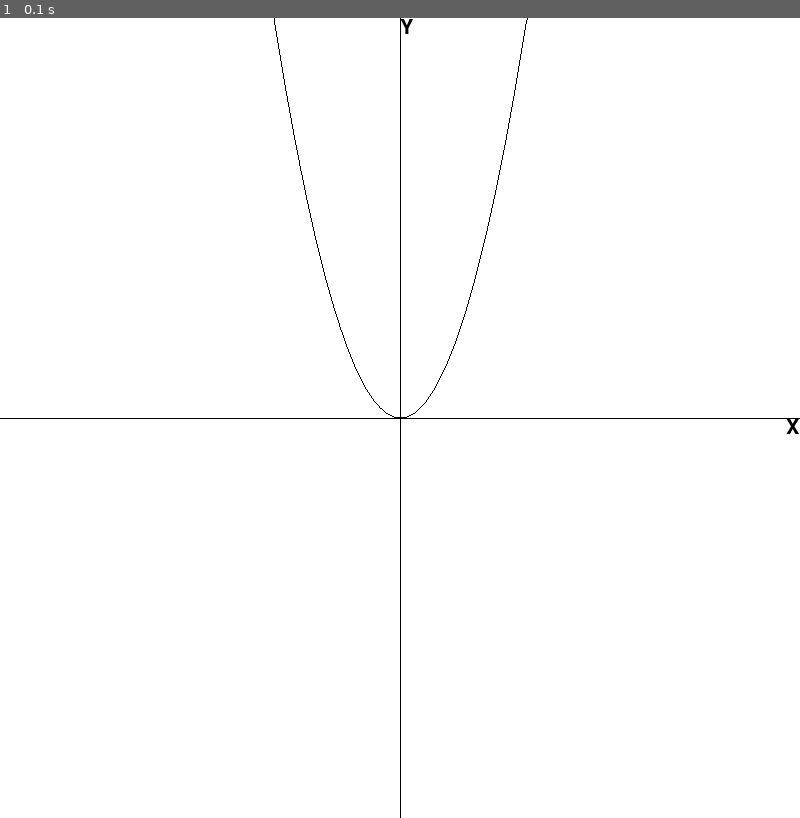
Above: before the commit, frame 1.
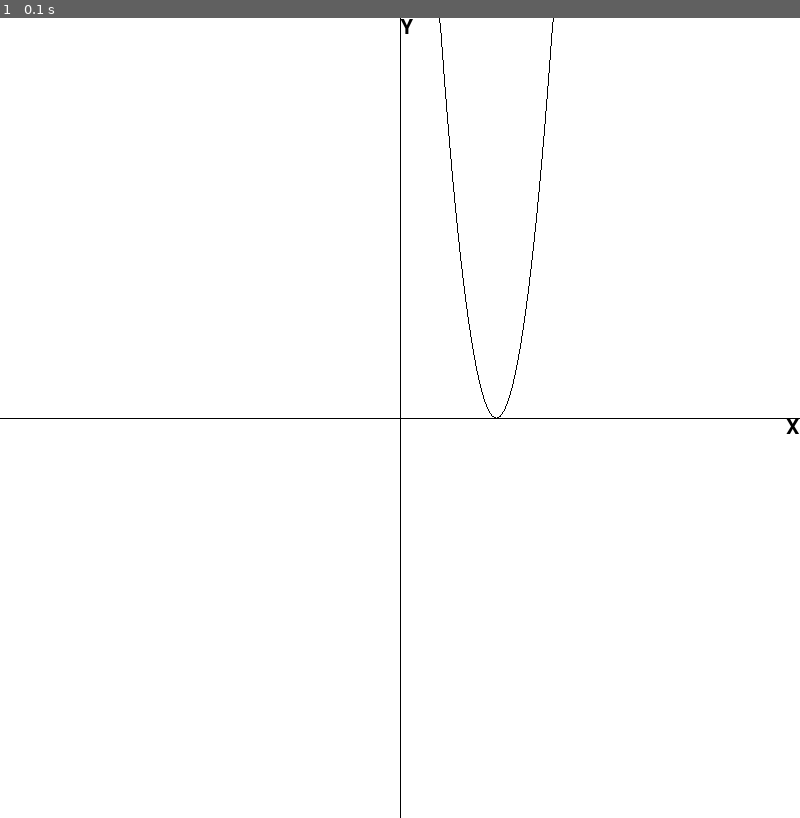
Above: after the commit, the same moment.

Repository: LogicMass621/python
Game: pygame game, started from graphing.py
Same seed, same stepped clock (60 frames per second), same inputs: the game is played once before the commit and once after it.
Inputs:
- Up to frame 1 (0.1 s): no input

The runs differ from the first frame. In frame 1, 0.3% of the frame differs, in the area x 34-70%, y 0-50%.

Commit message:
Added translation

Diff:
--- a/graphing.py
+++ b/graphing.py
@@ -8,21 +8,34 @@
 screenWidth = 800
 screenHeight = 800
 
-graphWidth = 20
-graphHeight = 20
+graphWidth = 100
+graphHeight = 100
+
+graphCenterX = 0
+graphCenterY = 0
 
 sx= screenWidth / float(graphWidth)
 sy= screenHeight / float(graphHeight)
 
-Min = -graphWidth / 2
-Max = graphWidth / 2
 interval = 1 / sx
+
+MinX = -graphWidth / 2 + graphCenterX
+MaxX = graphWidth / 2 + graphCenterX
+MinY = -graphHeight/2 + graphCenterY
+MaxY = graphHeight/2 + graphCenterY
+
+print("MinX",MinX,"MaxX",MaxX)
+print("MinY",MinY,"MaxY",MaxY)
 
 def tran(x,y):
 
+    # translate
+    x = x - graphCenterX
+    y = y - graphCenterY
+
     # scale
-    x=x*sx
-    y=y*sy
+    x = x * sx
+    y = y * sy
 
     # transform to screen coordinates
     x = screenWidth/2 + x
@@ -43,26 +56,26 @@
 textXWidth = textX.get_width() / sx
 
 def compute_y(x):
-    return x*x
+    return x*x-24*x+144
 
 def render():
 
     # x label
-    screen.blit(textX, tran(graphHeight/2 - textXWidth,0))
+    screen.blit(textX, tran(MaxX - textXWidth,0))
     # y label
-    screen.blit(textY, tran(0,graphWidth/2))
+    screen.blit(textY, tran(0,MaxY))
 
     # x-axis
-    pygame.draw.line(screen,black, tran(-graphWidth/2,0), tran(graphWidth/2,0),1)
+    pygame.draw.line(screen,black, tran(MinX,0), tran(MaxX,0),1)
     # y-axis
-    pygame.draw.line(screen,black, tran(0,graphHeight/2),tran(0,-graphHeight/2),1)
+    pygame.draw.line(screen,black, tran(0,MinY),tran(0,MaxY),1)
 
-    x = Min
+    x = MinX
     y = compute_y(x)
     x2 = x
     y2 = y
 
-    while x < Max:
+    while x < MaxX:
         y = compute_y(x)
         pygame.draw.line(screen,black, tran(x2,y2) , tran(x,y) ,1)
         x2 = x
